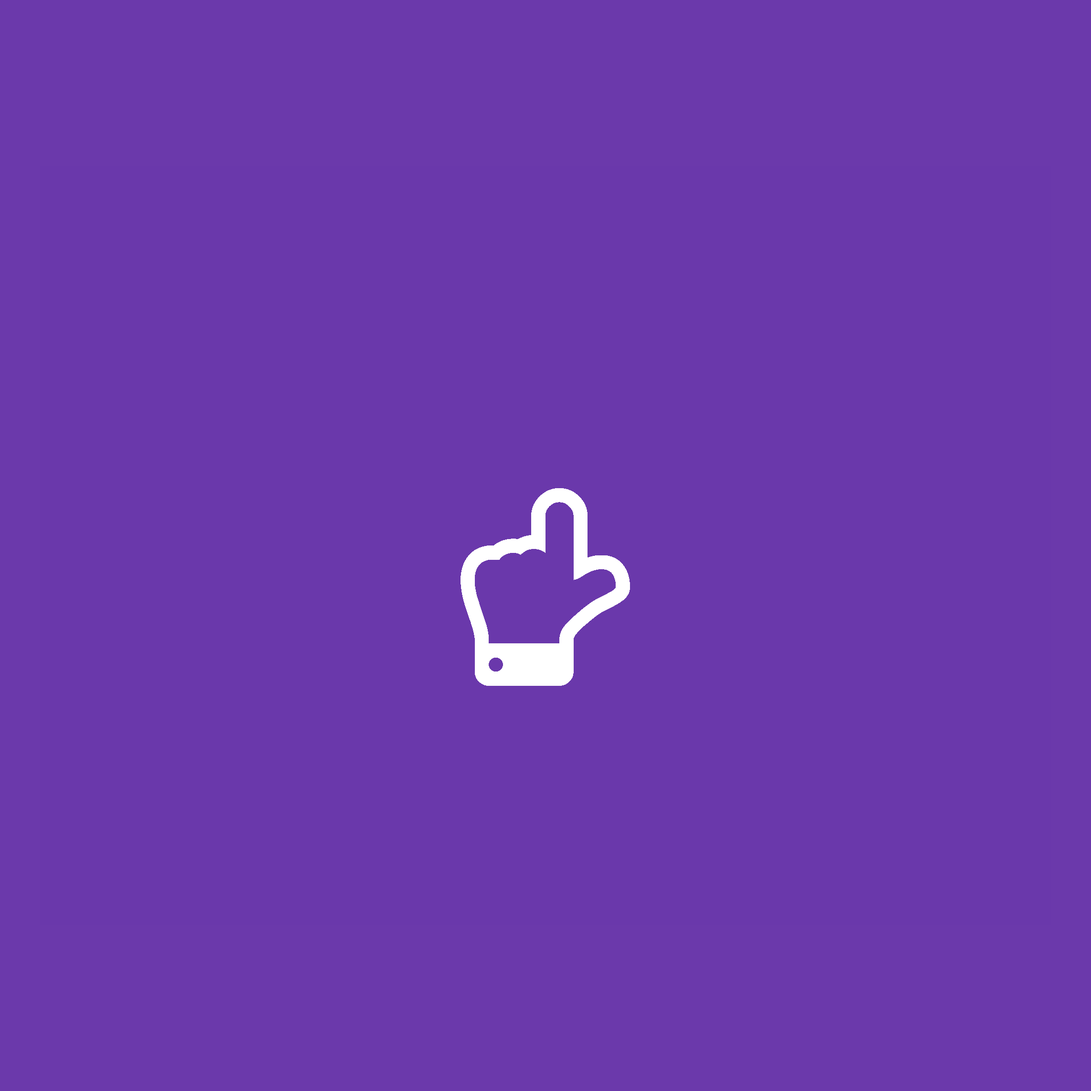
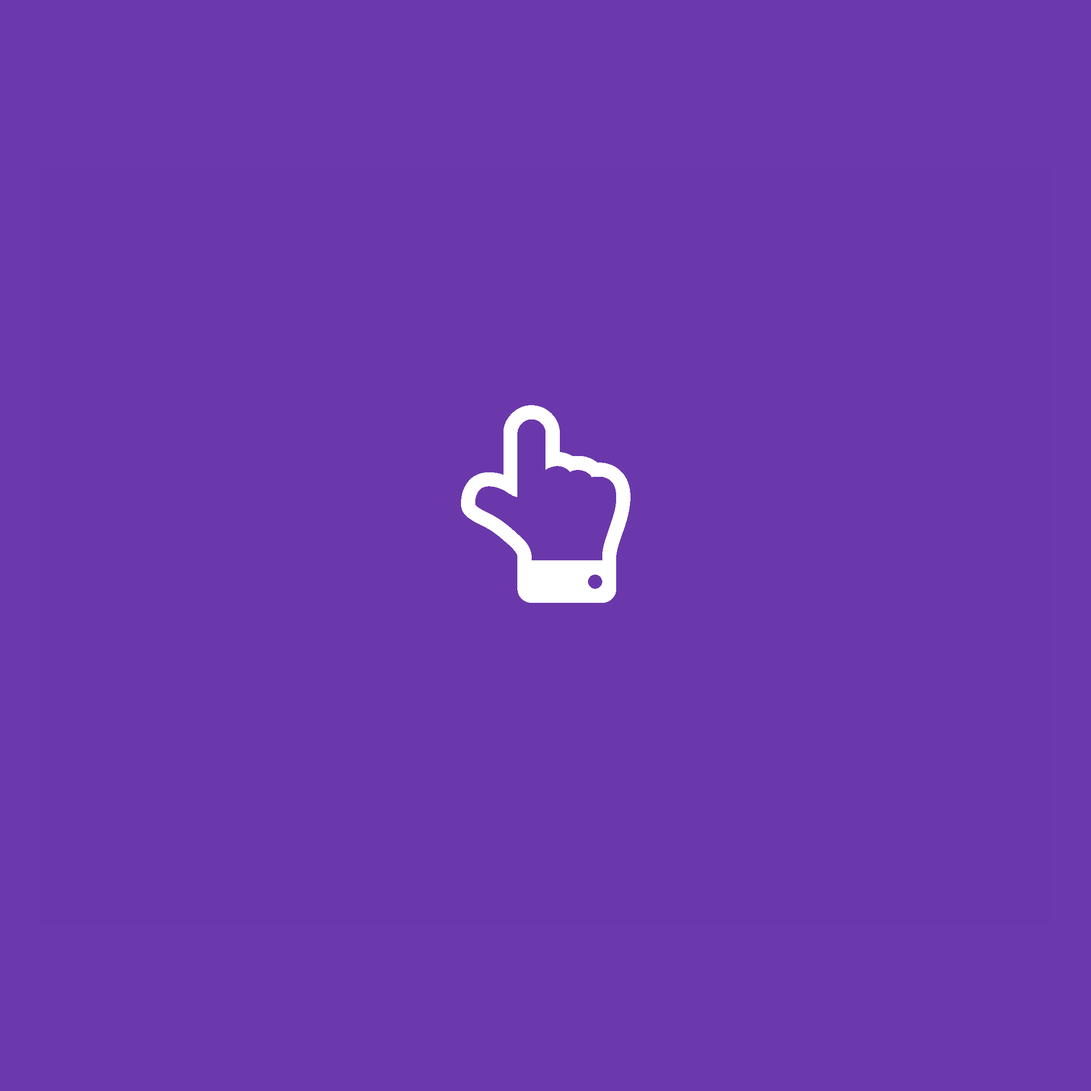
Layered file, before and after one edit (1091x1091). Changes by layer:
painted on (unnamed layer) over [460, 405, 631, 687]
